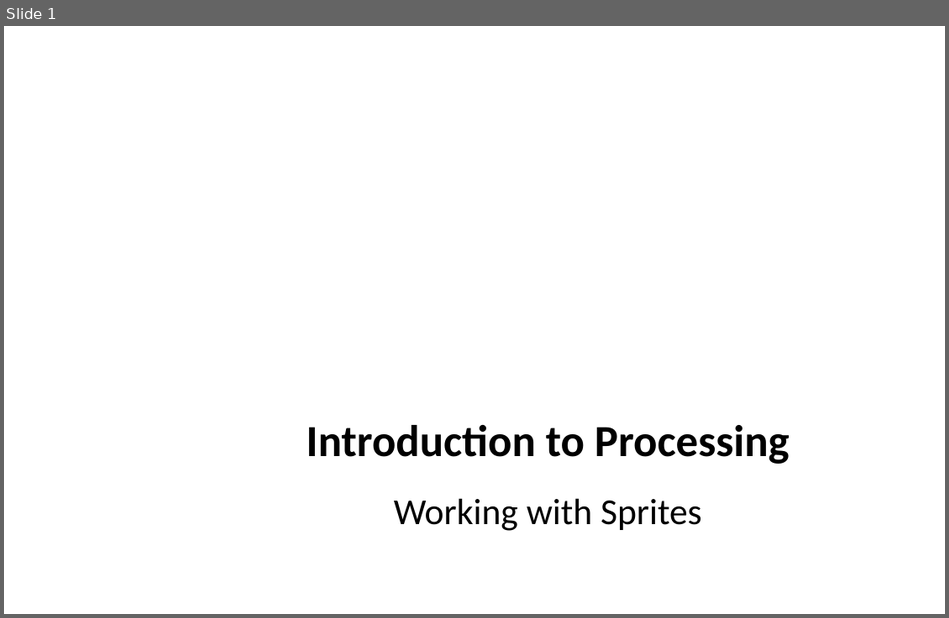
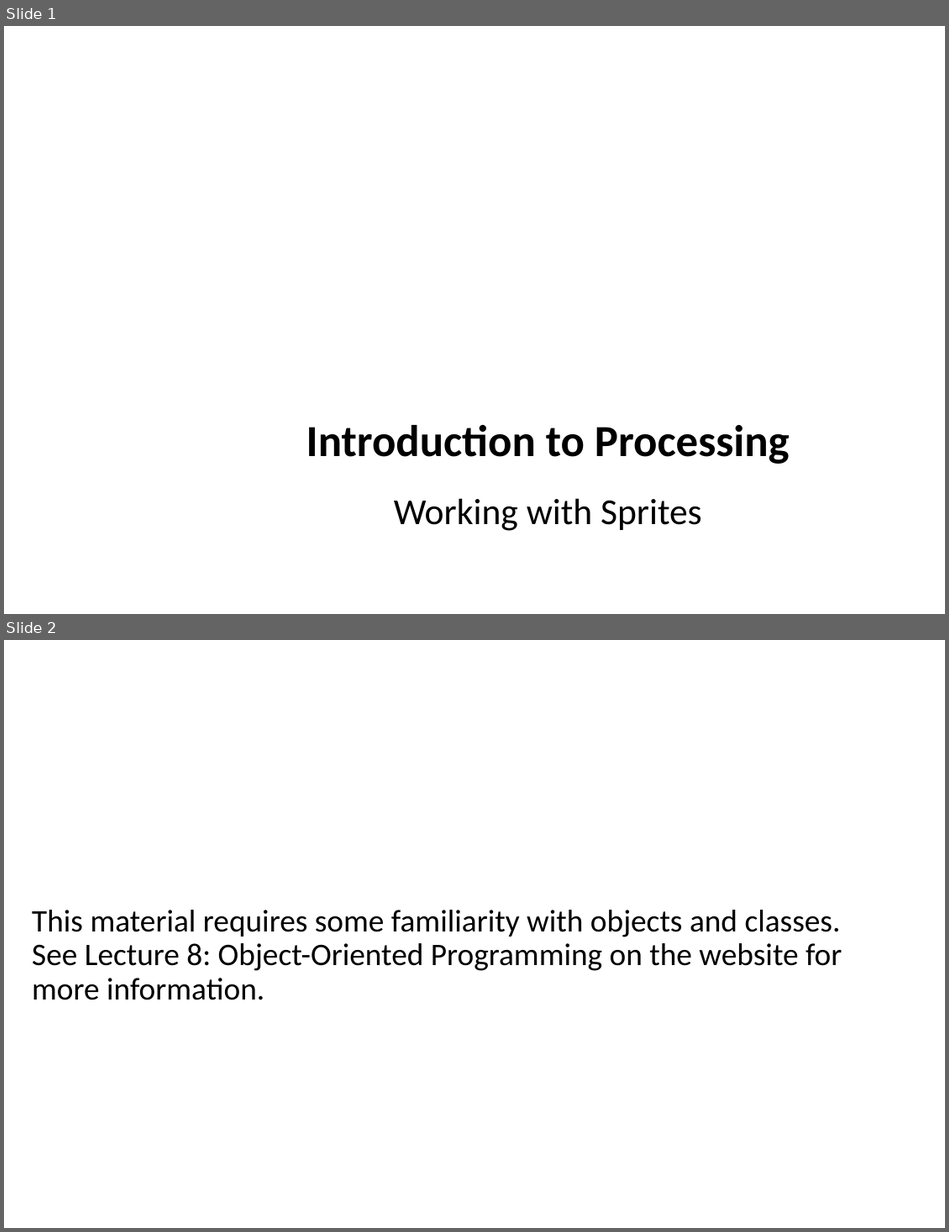
Before and after one commit to LongBaoNguyen/longbaonguyen.github.io, a slide deck: courses/apcsp/processing_arcade/processing3.pptx. Shown one above the other, each under a label of ours: slide 1 before the commit, slides 1 and 2 after it. The pictures are 949x618 and 949x1232 pixels, drawn with LibreOffice and Linux fonts; fonts in the diff are those of the drawing. Boxes give left, top, right and bottom in pixels: in the first picture for what was removed or moved away, otherwise in the second. Text is boxed around its words. In the diff, an @@ line names an element or a change of style, - is before the commit and + after.

```diff
--- a/courses/apcsp/processing_arcade/processing3.pptx
+++ b/courses/apcsp/processing_arcade/processing3.pptx
@@ slide 2 added at (4,640,945,1228), background #FFFFFF @@
@@ text added at (32,910,841,1000), 24 pt, text #000000 @@
+This material requires some familiarity with objects and classes. See Lecture 8: Object-Oriented Programming on the website for more information.
```
Also in this commit, not shown: 13 slides changed, 3 slides removed, 8 other files.
